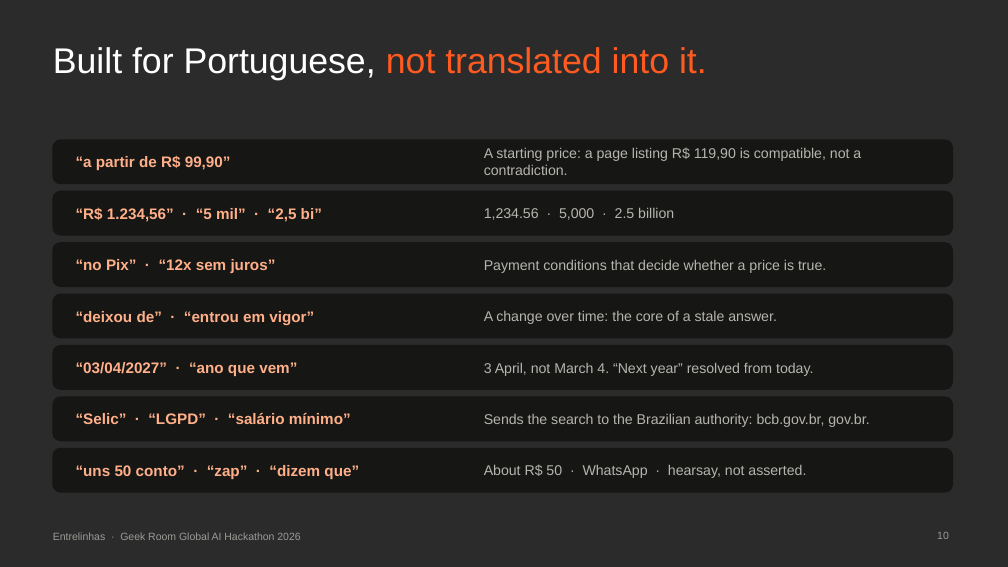
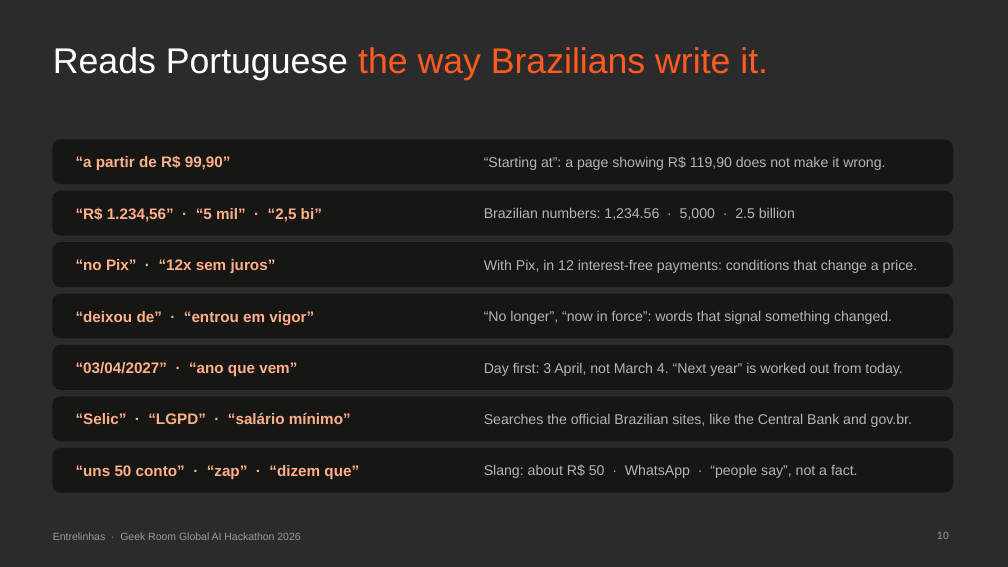
Before and after one commit to contatoalicecandido-lab/entrelinhas, a slide deck: slide 10 of submission/Entrelinhas_Pitch_Deck.pptx. Drawn at 1008x567 pixels with LibreOffice and Linux fonts; fonts in the diff are those of the drawing; background and template pictures are left out; a plain dark background stands for a picture behind light text. Boxes give left, top, right and bottom in pixels: in the first picture for what was removed or moved away, otherwise in the second. Text is boxed around its words. In the diff, an @@ line names an element or a change of style, - is before the commit and + after.

```diff
--- a/submission/Entrelinhas_Pitch_Deck.pptx
+++ b/submission/Entrelinhas_Pitch_Deck.pptx
@@ title at bbox=[53, 47, 768, 80]: text changed @@
-Built for Portuguese, not translated into it.
+Reads Portuguese the way Brazilians write it.
@@ text at bbox=[484, 157, 885, 170]: text changed @@
-A starting price: a page listing R$ 119,90 is compatible, not a contradiction.
+“Starting at”: a page showing R$ 119,90 does not make it wrong.
@@ text at bbox=[484, 207, 795, 220]: text changed @@
-1,234.56 · 5,000 · 2.5 billion
+Brazilian numbers: 1,234.56 · 5,000 · 2.5 billion
@@ text at bbox=[484, 259, 917, 273]: text changed @@
-Payment conditions that decide whether a price is true.
+With Pix, in 12 interest-free payments: conditions that change a price.
@@ text at bbox=[484, 310, 892, 324]: text changed @@
-A change over time: the core of a stale answer.
+“No longer”, “now in force”: words that signal something changed.
@@ text at bbox=[484, 362, 902, 376]: text changed @@
-3 April, not March 4. “Next year” resolved from today.
+Day first: 3 April, not March 4. “Next year” is worked out from today.
@@ text at bbox=[484, 413, 912, 427]: text changed @@
-Sends the search to the Brazilian authority: bcb.gov.br, gov.br.
+Searches the official Brazilian sites, like the Central Bank and gov.br.
@@ text at bbox=[484, 464, 858, 478]: text changed @@
-About R$ 50 · WhatsApp · hearsay, not asserted.
+Slang: about R$ 50 · WhatsApp · “people say”, not a fact.
```
Also in this commit, not shown: 13 other slides changed.
